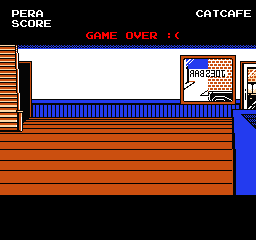
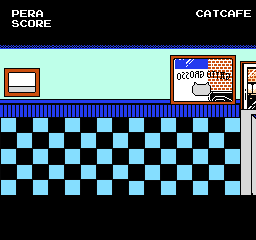
Before/after of a (256, 240) layered artwork. What changed in the layer stack:
added layer "Pasted Layer" above "Stage copy" over [left=177, top=71, right=230, bottom=96]
hid "GAME OVER :(" over [left=86, top=32, right=179, bottom=39]
added layer "Stage copy #2" above "Stage copy #1" over [left=0, top=45, right=256, bottom=195]
added layer "Stage copy #1" above "Stage" over [left=0, top=45, right=256, bottom=195]
hid "Stage" over [left=0, top=45, right=256, bottom=195]
